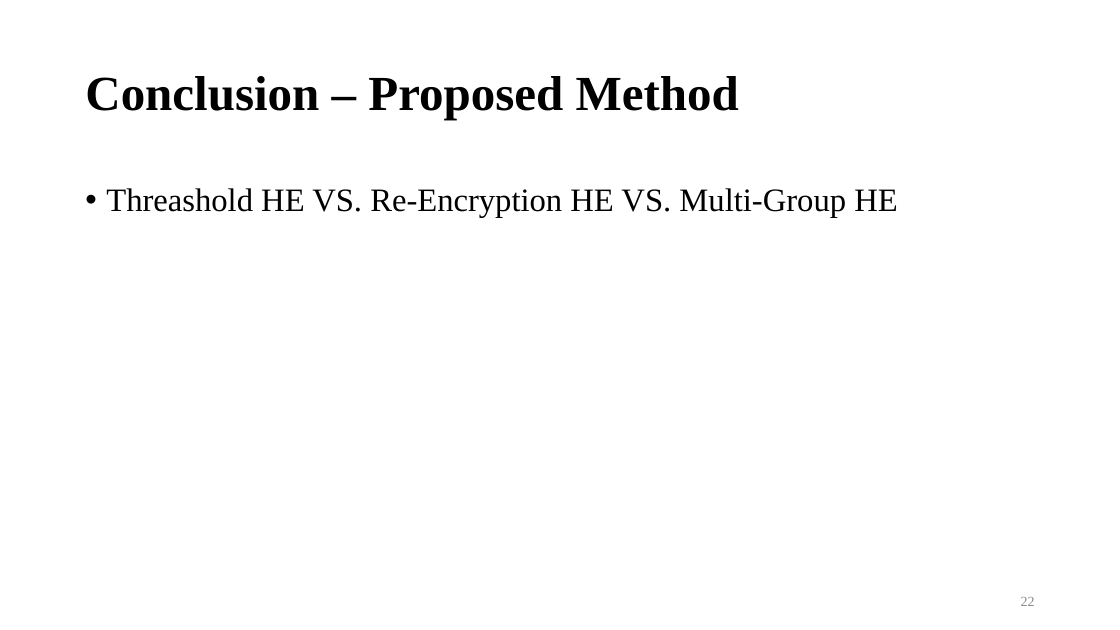
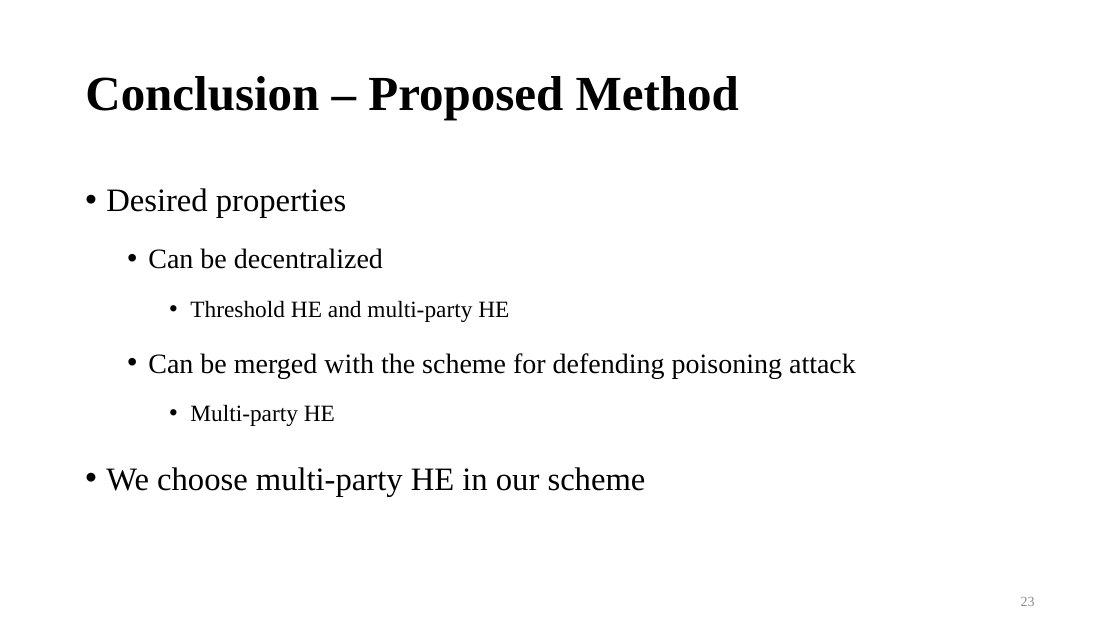
Before and after one commit to bernie6401/NTU_CNS, a slide deck: slide 23 of Final Project/Final Project.pptx (slide 22 before the commit). Drawn at 1120x630 pixels with LibreOffice and Linux fonts; fonts in the diff are those of the drawing; background and template pictures are left out. Boxes give left, top, right and bottom in pixels: in the first picture for what was removed or moved away, otherwise in the second. Text is boxed around its words. In the diff, an @@ line names an element or a change of style, - is before the commit and + after.

```diff
--- a/Final Project/Final Project.pptx
+++ b/Final Project/Final Project.pptx
@@ text at [106,188,856,496]: text changed; size 28 to 24 pt @@
-• Threashold HE VS. Re-Encryption HE VS. Multi-Group HE
+• Desired properties
+  • Can be decentralized
+    • Threshold HE and multi-party HE
+  • Can be merged with the scheme for defending poisoning attack
+    • Multi-party HE
+• We choose multi-party HE in our scheme
@@ page number at [1021,597,1035,606]: text changed @@
-22
+23
```
Also in this commit, not shown: 8 other slides changed, 6 slides added, 6 slides removed, 1 other file.
